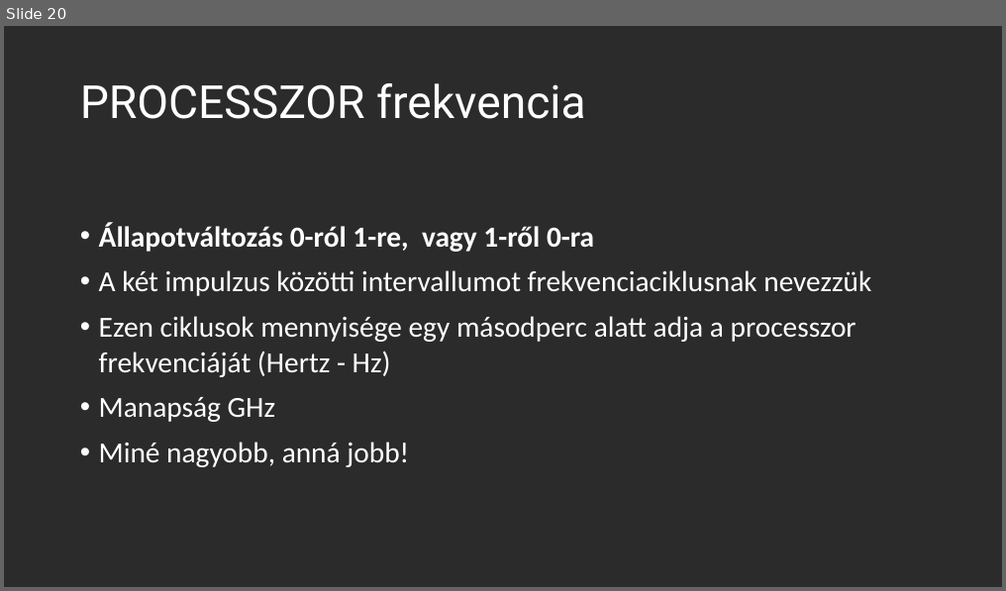
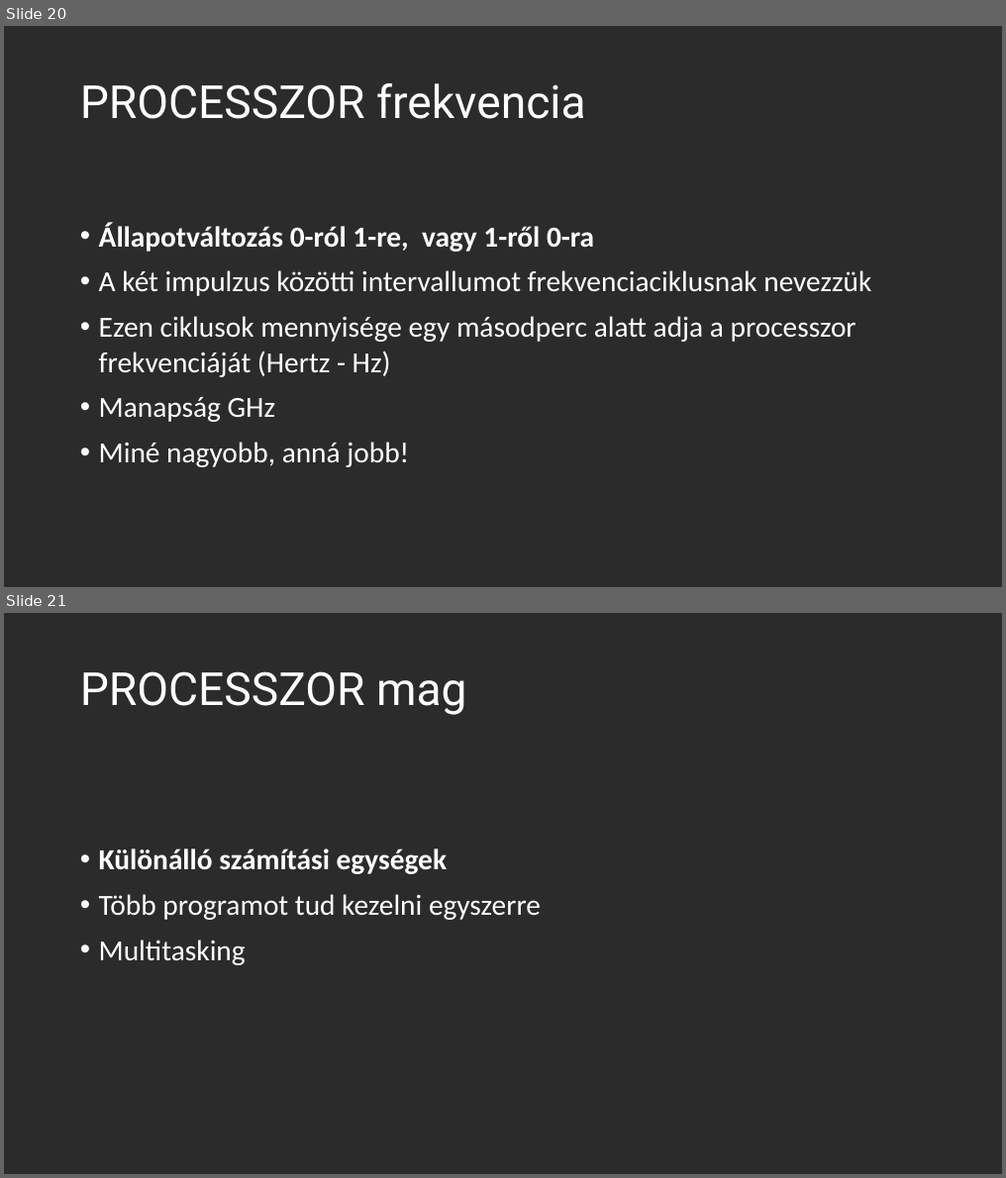
Before and after one commit to OsziMisi/Jozsika, a slide deck: processzor + memoria.pptx. Shown one above the other, each under a label of ours: slide 20 before the commit, slides 20 and 21 after it. The pictures are 1006x591 and 1006x1178 pixels, drawn with LibreOffice and Linux fonts; fonts in the diff are those of the drawing; background and template pictures are left out; a plain dark background stands for a picture behind light text. Boxes give left, top, right and bottom in pixels: in the first picture for what was removed or moved away, otherwise in the second. Text is boxed around its words. In the diff, an @@ line names an element or a change of style, - is before the commit and + after.

```diff
--- a/processzor + memoria.pptx
+++ b/processzor + memoria.pptx
@@ slide 21 added at [4,613,1002,1174], background picture (left out) @@
@@ title added at [80,671,466,715], 44 pt, text #FFFFFF @@
+PROCESSZOR mag
@@ text added at [99,849,541,965], 28 pt, text #FFFFFF @@
+• Különálló számítási egységek
+• Több programot tud kezelni egyszerre
+• Multitasking
```
Also in this commit, not shown: 2 other slides added.
